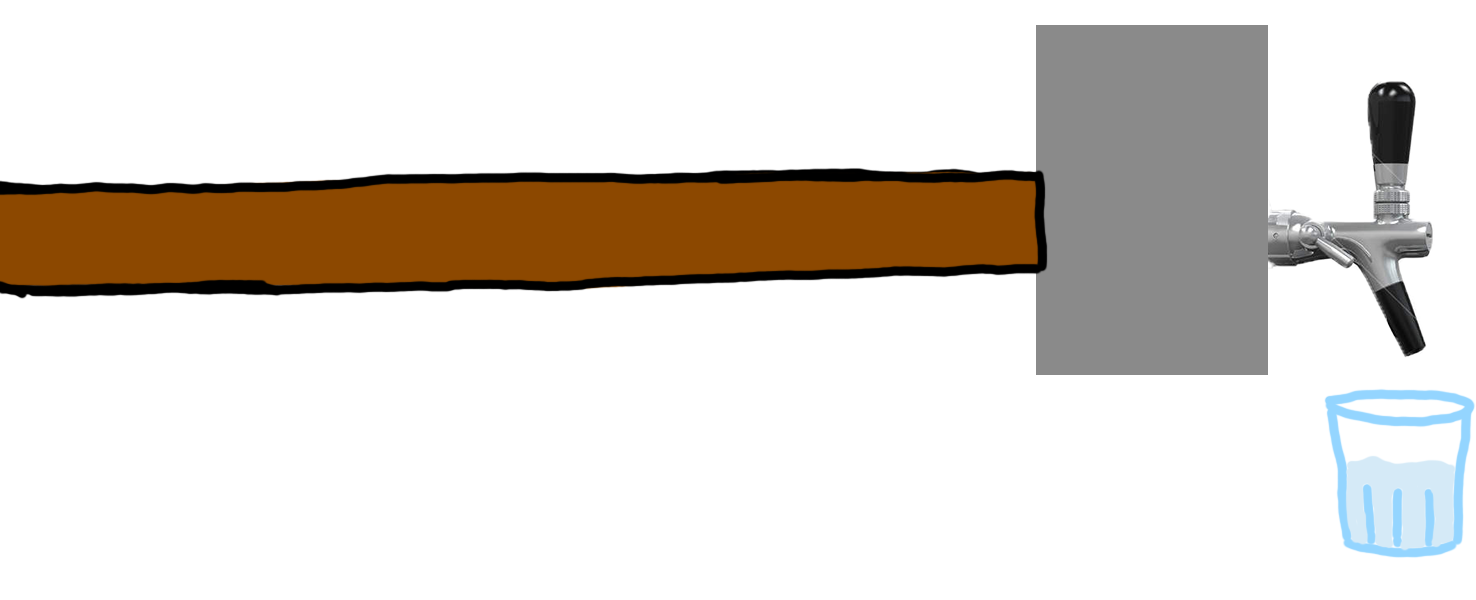
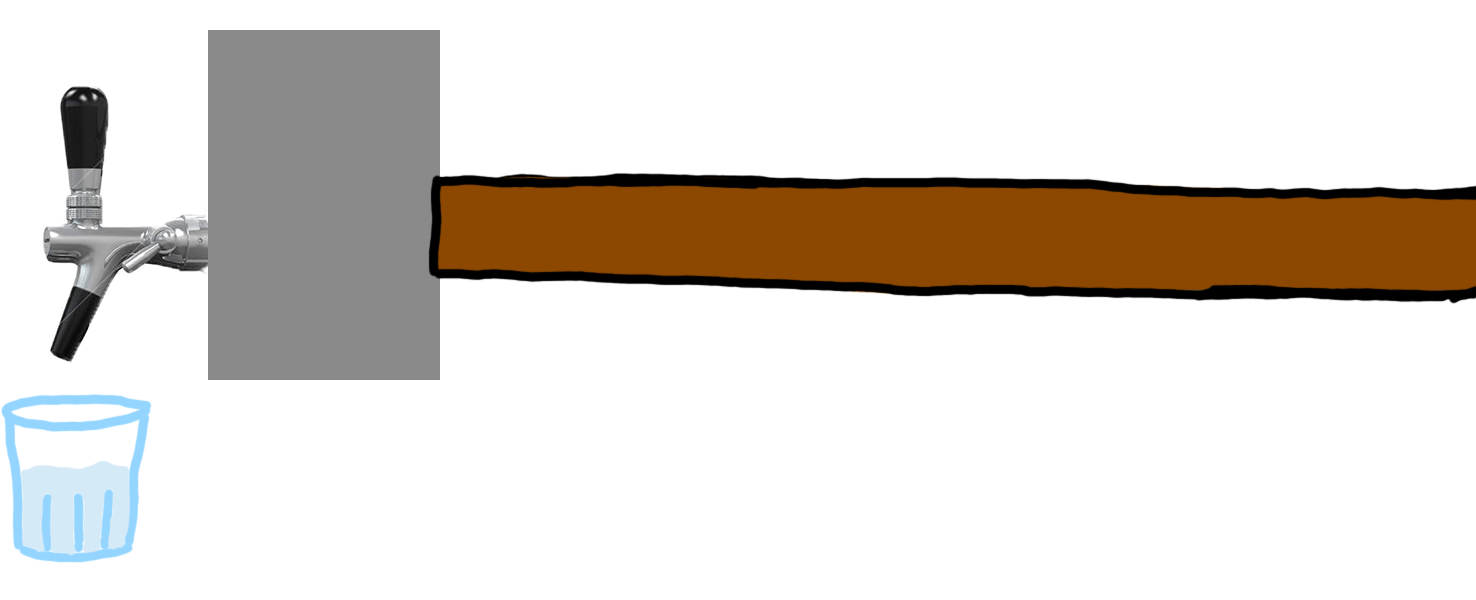
Revision of a layered w=1476, h=600 image; what changed, layer by layer:
painted on "Layer 3" over [0, 388, 1476, 563]
painted on "Layer 1" over [0, 167, 1476, 305]
painted on "Rectangle 1" over [208, 25, 1268, 380]
painted on "Layer 2" over [41, 81, 1435, 364]
